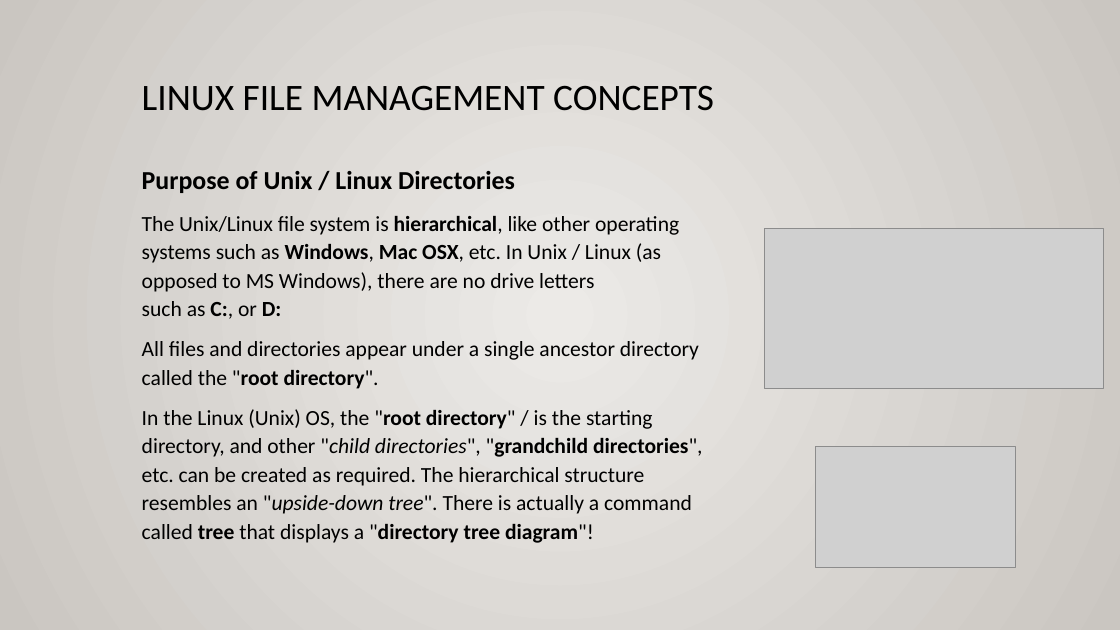
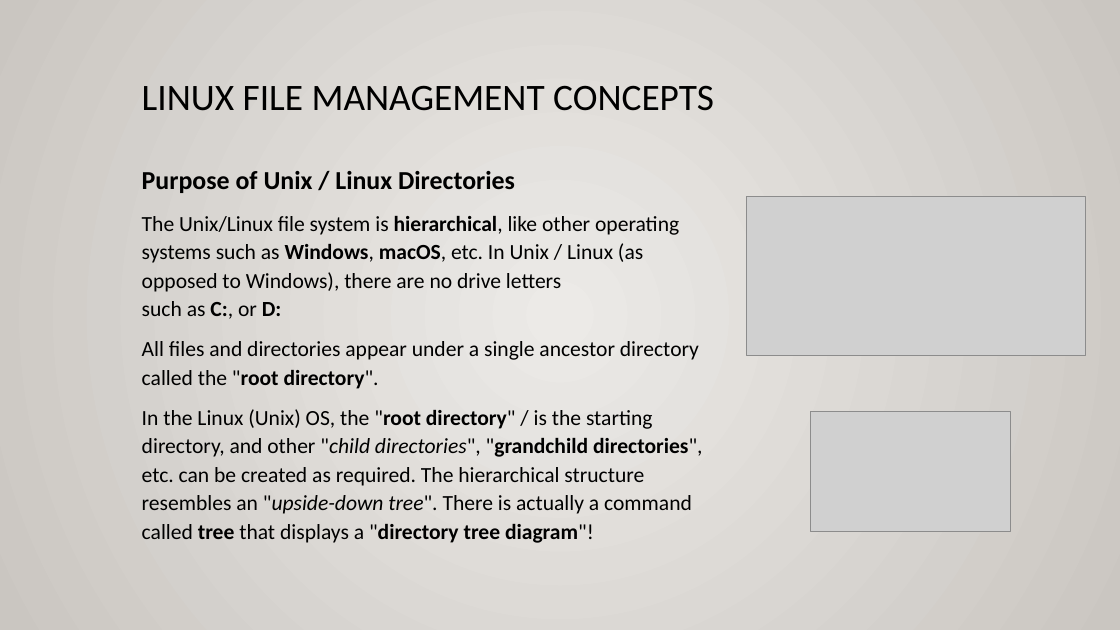
Before and after one commit to ULI101/slides, a slide deck: slide 4 of ULI101-2.1.pptx. Drawn at 1120x630 pixels with LibreOffice and Linux fonts; fonts in the diff are those of the drawing; grey boxes stand for pictures. Boxes give left, top, right and bottom in pixels: in the first picture for what was removed or moved away, otherwise in the second. Text is boxed around its words. In the diff, an @@ line names an element or a change of style, - is before the commit and + after.

```diff
--- a/ULI101-2.1.pptx
+++ b/ULI101-2.1.pptx
@@ picture moved from (x1=765, y1=229, x2=1104, y2=389) to (x1=746, y1=196, x2=1086, y2=355) @@
@@ text at (x1=142, y1=216, x2=679, y2=319): text changed @@
-The Unix/Linux file system is hierarchical, like other operating systems such as Windows, Mac OSX, etc. In Unix / Linux (as opposed to MS Windows), there are no drive letters
-such as C:, or D:
+The Unix/Linux file system is hierarchical, like other operating systems such as Windows, macOS, etc. In Unix / Linux (as opposed to Windows), there are no drive letters
+such as C:, or D:
@@ picture moved from (x1=816, y1=447, x2=1016, y2=567) to (x1=811, y1=412, x2=1011, y2=532) @@
```
Also in this commit, not shown: 3 other slides changed, 6 other files.
